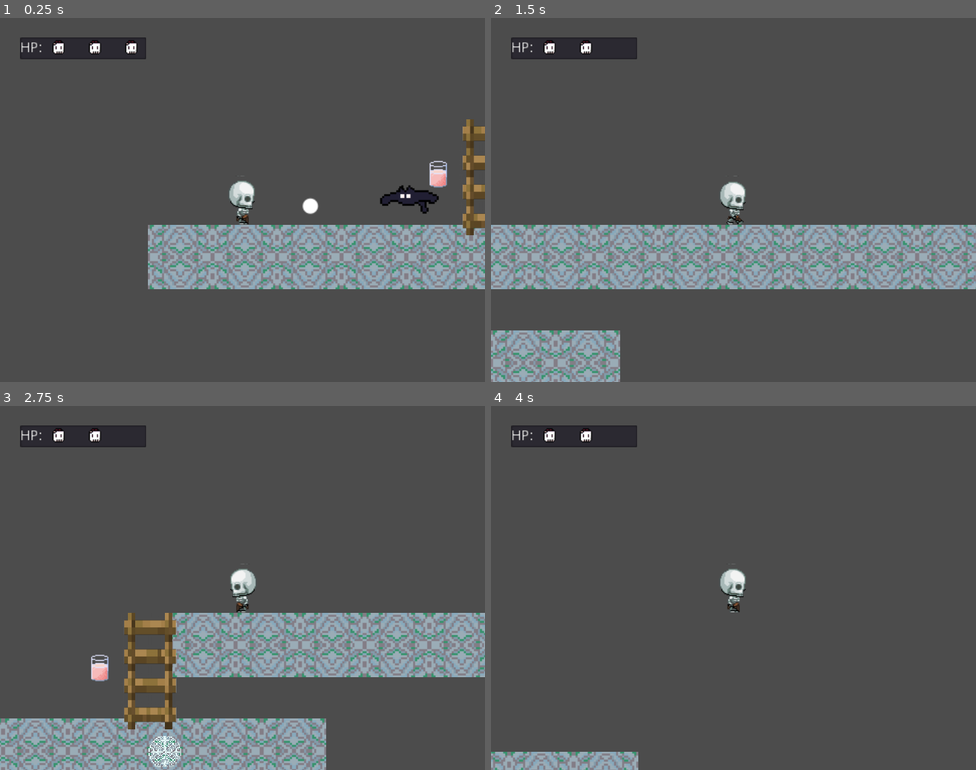
Above: before the commit, frames 1-4 (two rows, left to right).
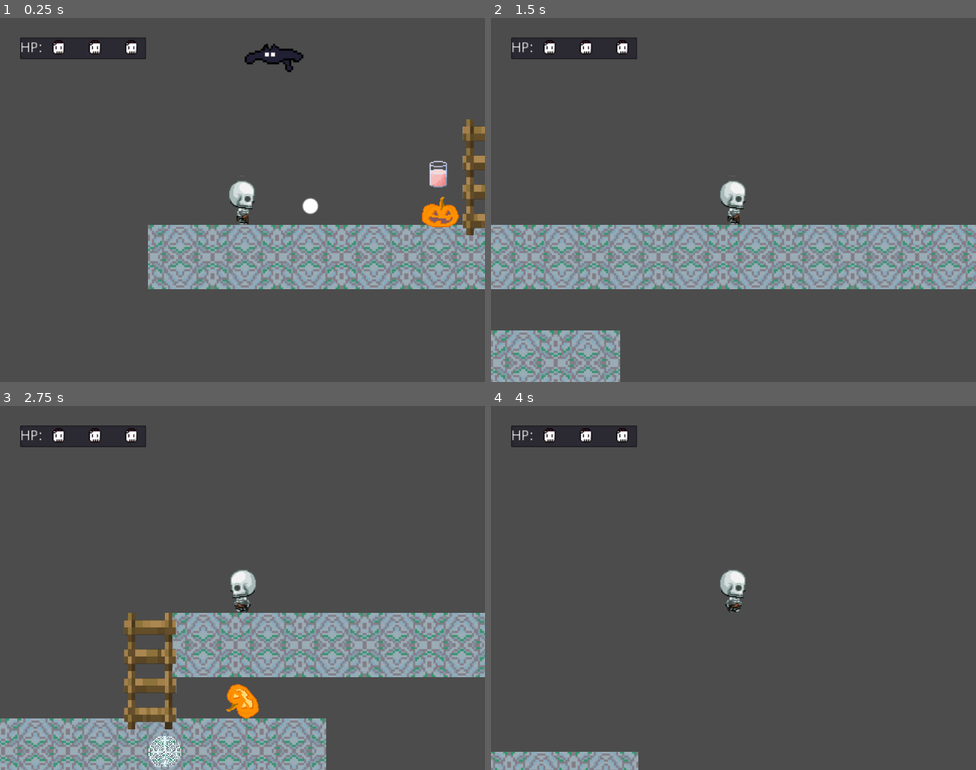
Above: after the commit, the same moments.

Repository: SpookyBois-UTD/Untitled-Skeleton-Game
Game: Godot game, scene res://Scenes/Test.tscn
The game is run twice, just before and just after one commit, with the same random seed, the same clock (stepped at 60 frames per second) and the same inputs.
Inputs:
- Up to frame 1 (0.25 s): no input
- Up to frame 2 (1.5 s): hold Shift (player_run) 0.53-1.28 s; hold D (player_right) from 0.53 s (still down); tap Space (player_jump) at 0.77 s; tap E (player_use) at 1.35 s
- Up to frame 3 (2.75 s): tap Space (player_jump) at 1.52 s; release D (player_right) at 2.03 s; hold A (player_left) from 2.03 s (still down); hold Shift (player_run) from 2.03 s (still down)
- Up to frame 4 (4 s): release A (player_left) at 2.78 s; release Shift (player_run) at 2.78 s; hold D (player_right) from 2.78 s (still down); tap E (player_use) at 2.85 s; tap Space (player_jump) at 3.02, 3.77 s; hold Shift (player_run) from 3.53 s (still down)

The runs differ from the first frame. In frame 1, 1.4% of the frame differs, in the area x 50-95%, y 7-58%; in frame 2, 0.3%; in frame 3, 0.9%; in frame 4, 0.3%.

Commit message:
Tweaked the pumpkin enemy's size and and added a hitbox for the player

Diff:
--- a/Scenes/Batty.tscn
+++ b/Scenes/Batty.tscn
@@ -2,6 +2,8 @@
 
 [ext_resource path="res://Sprites/Batty-0001.png" type="Texture" id=1]
 [ext_resource path="res://Scripts/Batty.gd" type="Script" id=2]
+
+
 
 [sub_resource type="Animation" id=1]
 length = 0.6
--- a/Scenes/GUI.tscn
+++ b/Scenes/GUI.tscn
@@ -3,6 +3,8 @@
 [ext_resource path="res://Scenes/Health.tscn" type="PackedScene" id=1]
 [ext_resource path="res://Scripts/Interface.gd" type="Script" id=2]
 [ext_resource path="res://Fonts/Syne_Mono/SyneMono-Regular.ttf" type="DynamicFontData" id=3]
+
+
 
 [sub_resource type="DynamicFont" id=1]
 size = 60
--- a/Scenes/Health.tscn
+++ b/Scenes/Health.tscn
@@ -3,6 +3,8 @@
 [ext_resource path="res://Sprites/SkelHead.png" type="Texture" id=1]
 [ext_resource path="res://Scripts/Health.gd" type="Script" id=2]
 [ext_resource path="res://Scripts/Skull Bar.gd" type="Script" id=3]
+
+
 
 [node name="Health" type="MarginContainer"]
 margin_top = 1.0
--- a/Scenes/Milk.tscn
+++ b/Scenes/Milk.tscn
@@ -2,6 +2,8 @@
 
 [ext_resource path="res://Sprites/milk_placeholder.png" type="Texture" id=1]
 [ext_resource path="res://Scripts/Milk.gd" type="Script" id=2]
+
+
 
 [sub_resource type="RectangleShape2D" id=1]
 extents = Vector2( 9.2062, 13.3237 )
--- a/Scenes/Player.tscn
+++ b/Scenes/Player.tscn
@@ -2,5 +2,7 @@
 
 [ext_resource path="res://Scripts/Player.gd" type="Script" id=1]
 
+
+
 [node name="Player" type="Position2D"]
 script = ExtResource( 1 )
--- a/Scenes/Pumpkin.tscn
+++ b/Scenes/Pumpkin.tscn
@@ -1,13 +1,16 @@
-[gd_scene load_steps=5 format=2]
+[gd_scene load_steps=6 format=2]
 
 [ext_resource path="res://Scripts/Pumpkin.gd" type="Script" id=1]
 [ext_resource path="res://Sprites/pumpkin_dark_bigger.png" type="Texture" id=2]
 
 [sub_resource type="RectangleShape2D" id=1]
-extents = Vector2( 38.9095, 31.3361 )
+extents = Vector2( 14.0856, 9.3519 )
 
 [sub_resource type="RectangleShape2D" id=2]
-extents = Vector2( 227.227, 48.8014 )
+extents = Vector2( 61.9127, 7.54838 )
+
+[sub_resource type="RectangleShape2D" id=3]
+extents = Vector2( 17.7336, 12.8251 )
 
 [node name="Pumpkin" type="KinematicBody2D"]
 position = Vector2( -0.157501, 0.269112 )
@@ -19,11 +22,12 @@
 }
 
 [node name="Sprite" type="Sprite" parent="."]
+position = Vector2( 0.747916, 0.252074 )
+scale = Vector2( 0.480497, 0.480497 )
 texture = ExtResource( 2 )
 
 [node name="CollisionShape2D" type="CollisionShape2D" parent="."]
-visible = false
-position = Vector2( 0, -3 )
+position = Vector2( 0, 2 )
 shape = SubResource( 1 )
 
 [node name="Area2D" type="Area2D" parent="."]
@@ -31,6 +35,13 @@
 collision_mask = 2
 
 [node name="CollisionShape2D" type="CollisionShape2D" parent="Area2D"]
-position = Vector2( 0, -21 )
+position = Vector2( 1, 0 )
 shape = SubResource( 2 )
+
+[node name="Player Collision" type="Area2D" parent="."]
+
+[node name="CollisionShape2D" type="CollisionShape2D" parent="Player Collision"]
+position = Vector2( 0, 1 )
+shape = SubResource( 3 )
 [connection signal="body_entered" from="Area2D" to="." method="_on_Area2D_body_entered"]
+[connection signal="body_entered" from="Player Collision" to="." method="_on_Player_Collision_body_entered"]
--- a/Scenes/SkeletonHead.tscn
+++ b/Scenes/SkeletonHead.tscn
@@ -3,6 +3,8 @@
 [ext_resource path="res://Sprites/Cal_head_idle.png" type="Texture" id=1]
 [ext_resource path="res://Scripts/SkeletonHead.gd" type="Script" id=2]
 [ext_resource path="res://Scenes/GUI.tscn" type="PackedScene" id=3]
+
+
 
 [sub_resource type="RectangleShape2D" id=1]
 extents = Vector2( 14.8754, 14.7043 )
--- a/Scenes/SkeletonOneArm.tscn
+++ b/Scenes/SkeletonOneArm.tscn
@@ -7,6 +7,8 @@
 [ext_resource path="res://Player/Climbing.tres" type="Animation" id=5]
 [ext_resource path="res://Player/SosJWaQ.png" type="Texture" id=6]
 [ext_resource path="res://Scenes/GUI.tscn" type="PackedScene" id=7]
+
+
 
 [sub_resource type="RectangleShape2D" id=1]
 extents = Vector2( 16.6349, 21.588 )
--- a/Scenes/SkeletonOneLeg.tscn
+++ b/Scenes/SkeletonOneLeg.tscn
@@ -7,6 +7,7 @@
 [ext_resource path="res://Player/Walking.tres" type="Animation" id=5]
 [ext_resource path="res://Player/Climbing.tres" type="Animation" id=6]
 [ext_resource path="res://Scenes/GUI.tscn" type="PackedScene" id=7]
+
 
 [sub_resource type="RectangleShape2D" id=1]
 extents = Vector2( 10.6048, 20.8978 )
--- a/Scenes/SkeletonTwoLeg.tscn
+++ b/Scenes/SkeletonTwoLeg.tscn
@@ -7,6 +7,8 @@
 [ext_resource path="res://Player/Climbing.tres" type="Animation" id=5]
 [ext_resource path="res://Player/SosJWaQ.png" type="Texture" id=6]
 [ext_resource path="res://Scenes/GUI.tscn" type="PackedScene" id=7]
+
+
 
 [sub_resource type="RectangleShape2D" id=1]
 extents = Vector2( 16.6349, 21.588 )
--- a/Scenes/Spider.tscn
+++ b/Scenes/Spider.tscn
@@ -2,6 +2,8 @@
 
 [ext_resource path="res://Sprites/Spider.png" type="Texture" id=1]
 [ext_resource path="res://Scripts/Spider.gd" type="Script" id=2]
+
+
 
 [sub_resource type="RectangleShape2D" id=1]
 
--- a/Scenes/Test.tscn
+++ b/Scenes/Test.tscn
@@ -1,9 +1,10 @@
-[gd_scene load_steps=8 format=2]
+[gd_scene load_steps=9 format=2]
 
 [ext_resource path="res://Scenes/Platform.tscn" type="PackedScene" id=1]
 [ext_resource path="res://Scenes/Milk.tscn" type="PackedScene" id=2]
 [ext_resource path="res://Scenes/ladder.tscn" type="PackedScene" id=3]
 [ext_resource path="res://Scenes/Batty.tscn" type="PackedScene" id=4]
+[ext_resource path="res://Scenes/Pumpkin.tscn" type="PackedScene" id=5]
 [ext_resource path="res://Scenes/Player.tscn" type="PackedScene" id=6]
 [ext_resource path="res://Sprites/Stuff.png" type="Texture" id=7]
 [ext_resource path="res://Scenes/Bone.tscn" type="PackedScene" id=8]
@@ -62,7 +63,7 @@
 position = Vector2( 49.361, -79.0289 )
 
 [node name="Batty" parent="." instance=ExtResource( 4 )]
-position = Vector2( -17.8408, -47.55 )
+position = Vector2( -151.841, -187.55 )
 
 [node name="Milk" parent="." instance=ExtResource( 2 )]
 position = Vector2( 0, -83 )
@@ -79,3 +80,6 @@
 
 [node name="Bone" parent="." instance=ExtResource( 8 )]
 position = Vector2( -126.81, -50.7238 )
+
+[node name="Pumpkin" parent="." instance=ExtResource( 5 )]
+position = Vector2( 0.841995, -51.7309 )
--- a/Scenes/ladder.tscn
+++ b/Scenes/ladder.tscn
@@ -2,6 +2,8 @@
 
 [ext_resource path="res://Scripts/Ladder.gd" type="Script" id=1]
 [ext_resource path="res://Sprites/1ed85433afb10681f1a937d287892993.png" type="Texture" id=2]
+
+
 
 [sub_resource type="RectangleShape2D" id=1]
 extents = Vector2( 16.8007, 30.4951 )
--- a/Scripts/Batty.gd
+++ b/Scripts/Batty.gd
@@ -47,9 +47,3 @@
 		$Hurtbox.set_collision_layer_bit(2, false)
 		$Hurtbox.set_collision_mask_bit(1, false)
 		queue_free()
-
-
-
-func _on_PlayerCollision_body_shape_entered(body_id, body, body_shape, local_shape):
-	if body.get_collision_layer_bit(1) && body.has_method("take_damage"):
-		body.take_damage()
--- a/Scripts/Player.gd
+++ b/Scripts/Player.gd
@@ -15,6 +15,7 @@
 var scene
 var player_body
 var player_pos
+export var level = "res://Scenes/SkeletonHead.tscn"
 
 
 # Called when the node enters the scene tree for the first time.
--- a/Scripts/Pumpkin.gd
+++ b/Scripts/Pumpkin.gd
@@ -38,3 +38,9 @@
 		velocity.x = 70 * direction
 
 	velocity = move_and_slide(velocity,Vector2.UP)
+
+
+
+func _on_Player_Collision_body_entered(body):
+	if body.get_collision_layer_bit(1) && body.has_method("take_damage"):
+		body.take_damage()
